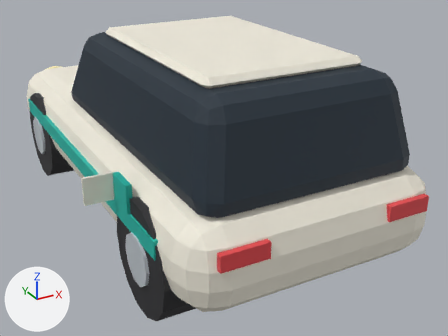
The Blender file assets-src/blender/hatchback.blend: old version first, new version second.
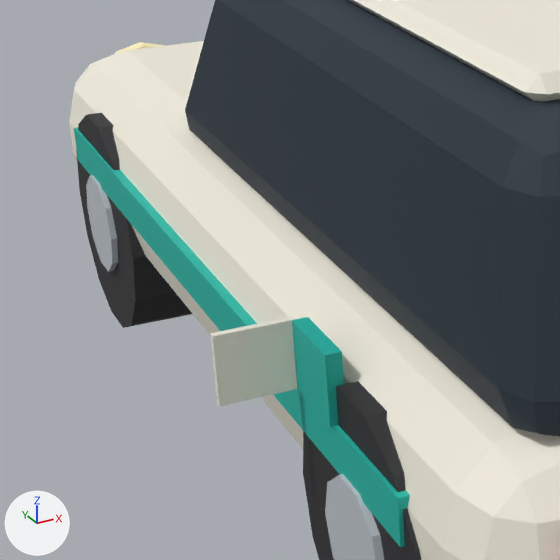
Each version appears first whole from a camera (50 mm lens) standing at (-1.98, -4.25, 2.38) and looking at (0.18, -0.32, 0.41), and next in a close-up on the part from 0% to 48% of the width and 15% to 79% of the height. Every picture has the same lights, and +X, +Y and +Z are marked at lower left. The last two pictures show the newer version.

Objects in the first close-up: 'hatchback'.
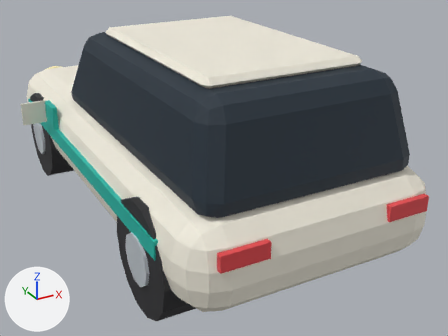
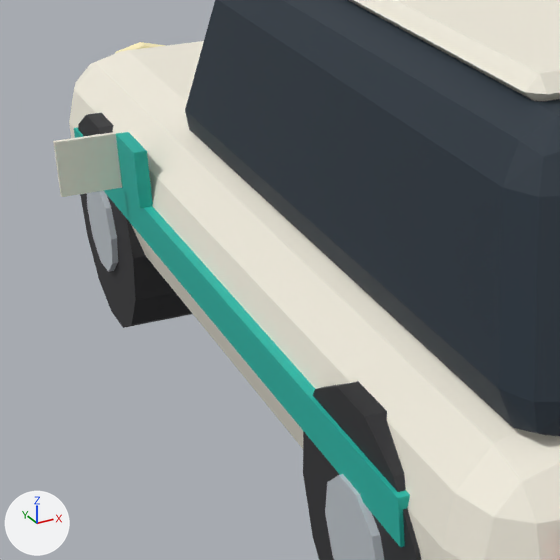
What differs and where, as boxes (x1, y1, x2, y2) in the close-ups (560 x 560 px; the box of a moved part takes in the faces that stretch with it):
'hatchback', reshaped: before (69, 0, 560, 560); after (53, 0, 560, 560)
part 1 of me_hatchback, moved or reshaped: before (292, 317, 344, 427); after (116, 132, 153, 208)
part 2 of me_hatchback, moved or reshaped: before (210, 316, 297, 406); after (53, 132, 122, 197)

Patch to the scene script:
```diff
--- a/assets-src/blender/hatchback.blend.py
+++ b/assets-src/blender/hatchback.blend.py
@@ me_hatchback @@
 me_hatchback.from_pydata(...)  # 464 vertices, 354 faces; spans x -1.1..0.91, y -1.91..1.91, z -0.55..0.94
 # used by ob_hatchback; location = (0.0, 0.0, 0.56)
+# me_hatchback part 1: the loose piece of 8 vertices spanning x -0.9..-0.87, y -1.11..-0.89, z 0.09..0.27 is moved by (0.0, 1.65, 0.0)
+# me_hatchback part 2: the loose piece of 8 vertices spanning x -1.1..-0.89, y -0.89..-0.87, z 0.09..0.27 is moved by (0.0, 1.65, 0.0)
 me_hatchback.materials.append(mat_solaroasispalette)
```
